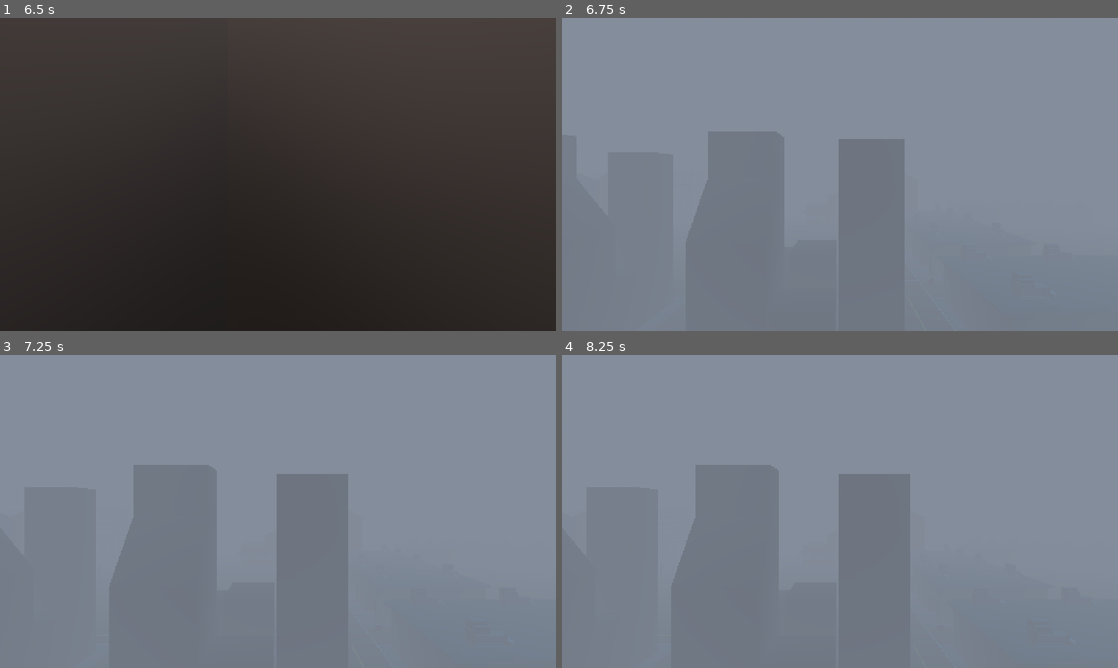
Above: before the commit, frames 1-4 (two rows, left to right).
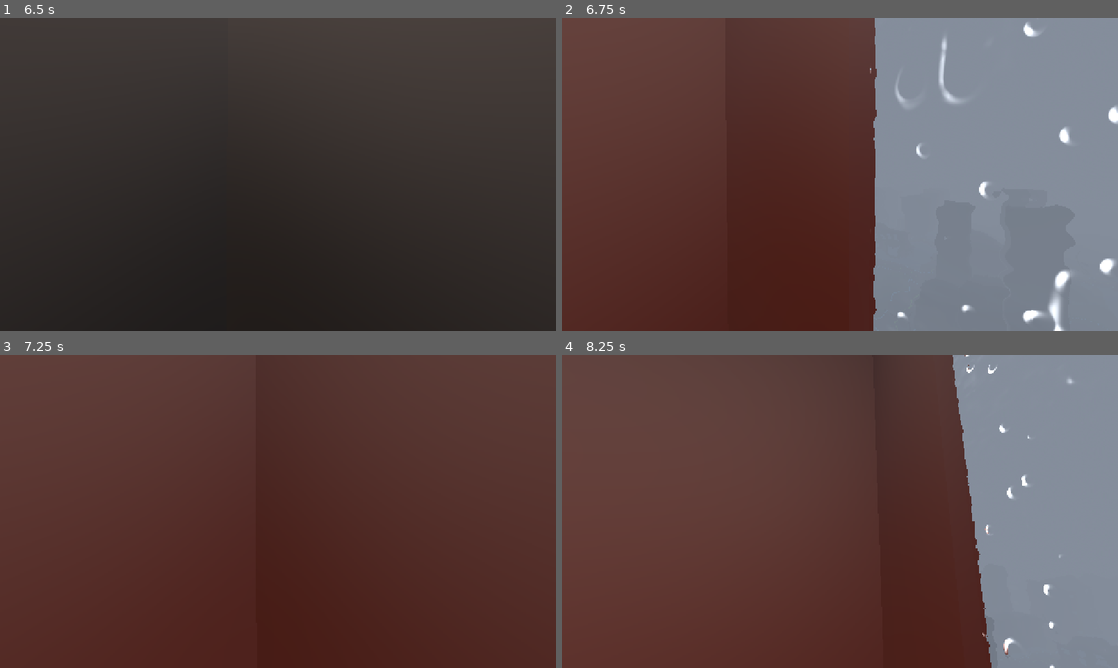
Above: after the commit, the same moments.

Repository: Ciph3rzer0/brackeys-2026.2-trust-no-one
Game: Godot game, scene res://scenes/city.tscn
Same seed, same stepped clock (60 frames per second), same inputs: the game is played once before the commit and once after it. The engine's default icon, where the game draws it, is replaced by a stand-in: a white triangle on a blue panel in a dark square. Sound files missing from this copy of the repository are replaced by a short silence.
Inputs (mouse positions are in pixels of both pictures, inside the frame that each line leads up to):
- Up to frame 1 (6.5 s): tap Enter at 0.5, 5 s; move the mouse to (272, 180) at 0.52 s; hold E (pc_interact) 0.53-1.28 s; hold W (pc_forward) 0.53-2.78 s; click (272, 180) at 0.67 s; tap Space at 0.77, 1.52, 3.02, 3.77, 4.25, 4.52, 5.75, 6.02 s; move the mouse to (316, 177) at 1.27 s; tap Q at 1.35, 4.35 s; move the mouse to (233, 171) at 2.02 s; hold Ctrl 2.03-2.78 s; move the mouse to (283, 174) at 2.77 s; hold A (pc_left) 2.78-3.53 s; tap Shift at 2.85, 5.85 s; click (283, 174) at 2.92 s; move the mouse to (255, 168) at 3.52 s; hold E (pc_interact) 3.53-4.28 s; hold W (pc_forward) 3.53-5.78 s; move the mouse to (305, 174) at 4.27 s; move the mouse to (250, 174) at 5.02 s; hold Ctrl 5.03-5.78 s; click (250, 174) at 5.17 s; move the mouse to (289, 168) at 5.77 s; hold D (pc_right) from 5.78 s (still down)
- Up to frame 2 (6.75 s): move the mouse to (834, 180) at 6.52 s; release D (pc_right) at 6.53 s; hold W (pc_forward) from 6.53 s (still down); hold E (pc_interact) from 6.53 s (still down)
- Up to frame 3 (7.25 s): keep holding W (pc_forward); keep holding E (pc_interact); tap Space at 6.77 s
- Up to frame 4 (8.25 s): release W (pc_forward) at 7.25 s; release E (pc_interact) at 7.25 s; tap Enter at 7.25 s; drag from (1006, 558) to (812, 574) at 7.27 s; tap Space at 8 s; move the mouse to (673, 464) at 8.02 s; hold S (pc_back) from 8.03 s (still down); hold Ctrl from 8.03 s (still down)

Frame 1 is identical in both runs. In frame 2, 59% of the frame differs, in the area x 0-100%, y 0-100%; in frame 3, 100%; in frame 4, 74%.
Error before the commit: Invalid call. Nonexistent function 'set_player' in base 'Node (game_manager.gd)'. (res://scripts/player.gd:24)
Error after the commit: Invalid assignment of property or key 'plate' with value of type 'String' on a base object of type 'Resource (Quest)'. (res://autoloads/quest_system.gd:19)

Commit message:
fix: broken computer screen

Diff:
--- a/autoloads/game_manager.gd
+++ b/autoloads/game_manager.gd
@@ -3,7 +3,7 @@
 var player: Player
 var database: Database
 
-func setplayer(_player: Player):
+func set_player(_player: Player):
 	assert(!player)
 	player = _player
 
--- a/scenes/city.tscn
+++ b/scenes/city.tscn
@@ -1045,19 +1045,17 @@
 [node name="Screens" type="Node3D" parent="." unique_id=167141141]
 
 [node name="ComputerScreen" type="StaticBody3D" parent="Screens" unique_id=2105178651 node_paths=PackedStringArray("computer_viewport")]
-transform = Transform3D(-1, 0, -8.742278e-08, 0, 1, 0, 8.742278e-08, 0, -1, 2.555, 37.457, -53.86)
+transform = Transform3D(-1, 0, -8.742278e-08, 0, 1, 0, 8.742278e-08, 0, -1, 67.1187, 57.310745, -132.3323)
 collision_layer = 4096
 script = ExtResource("3_obbxu")
 computer_viewport = NodePath("../../ComputerScreenRenders/ComputerMonitor")
 quad_mesh = ExtResource("15_agolw")
 
 [node name="MeshInstance3D" type="MeshInstance3D" parent="Screens/ComputerScreen" unique_id=1861852960]
-transform = Transform3D(1, 0, 0, 0, 1, 0, 0, 0, 1, -64.563705, 19.853745, 78.47229)
 mesh = ExtResource("15_agolw")
 surface_material_override/0 = SubResource("StandardMaterial3D_tfap4")
 
 [node name="CollisionShape3D" type="CollisionShape3D" parent="Screens/ComputerScreen" unique_id=49235054]
-transform = Transform3D(1, 0, 0, 0, 1, 0, 0, 0, 1, -64.563705, 19.853745, 78.47229)
 shape = SubResource("ConcavePolygonShape3D_agolw")
 
 [node name="TabletScreen" type="MeshInstance3D" parent="Screens" unique_id=728728976]
@@ -4902,7 +4900,7 @@
 [node name="Gameplay" type="Node3D" parent="." unique_id=450888495]
 
 [node name="Chair Interaction" type="Area3D" parent="Gameplay" unique_id=402669167 node_paths=PackedStringArray("redirect_input") groups=["InteractiveMount"]]
-transform = Transform3D(0.99999994, 0, 0, 0, 1, 0, 0, 0, 0.99999994, 2.2714262, 35.188118, -54.854343)
+transform = Transform3D(0.99999994, 0, 0, 0, 1, 0, 0, 0, 0.99999994, 66.80487, 55.05782, -133.50659)
 collision_layer = 0
 input_ray_pickable = false
 monitorable = false
@@ -4910,7 +4908,7 @@
 redirect_input = NodePath("../../ComputerScreenRenders/ComputerMonitor")
 
 [node name="CollisionShape3D" type="CollisionShape3D" parent="Gameplay/Chair Interaction" unique_id=1974498237]
-transform = Transform3D(0.99999976, 0, -5.9604623e-08, 0, 1, 0, 5.9604623e-08, 0, 0.99999976, 64.56369, 20.695541, -78.47229)
+transform = Transform3D(0.99999976, 0, -5.9604623e-08, 0, 1, 0, 5.9604623e-08, 0, 0.99999976, 0, 0, 0)
 shape = SubResource("CapsuleShape3D_uhg71")
 
 [node name="SubmitQuest" type="Node3D" parent="Gameplay" unique_id=173485420]
